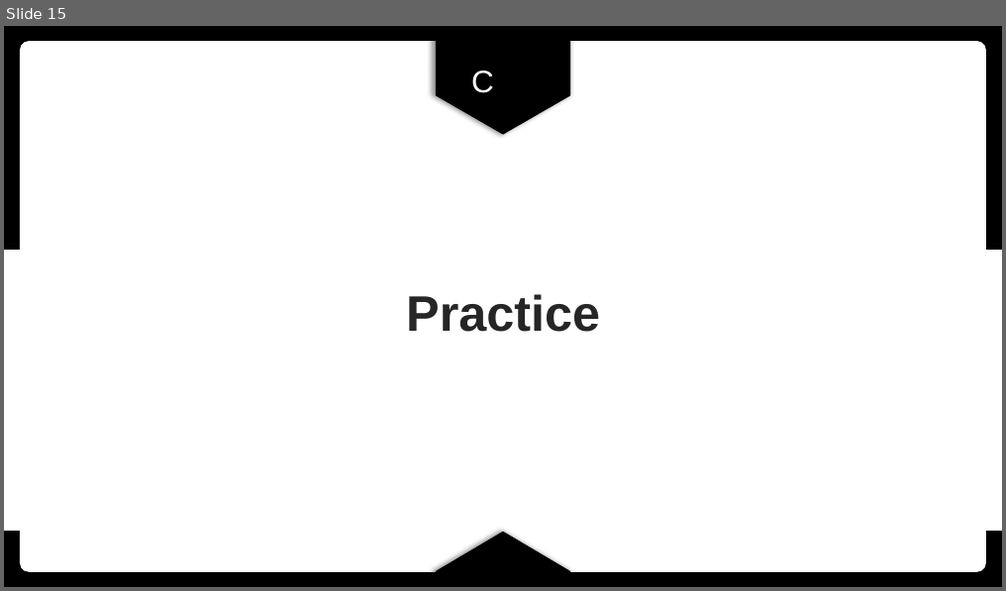
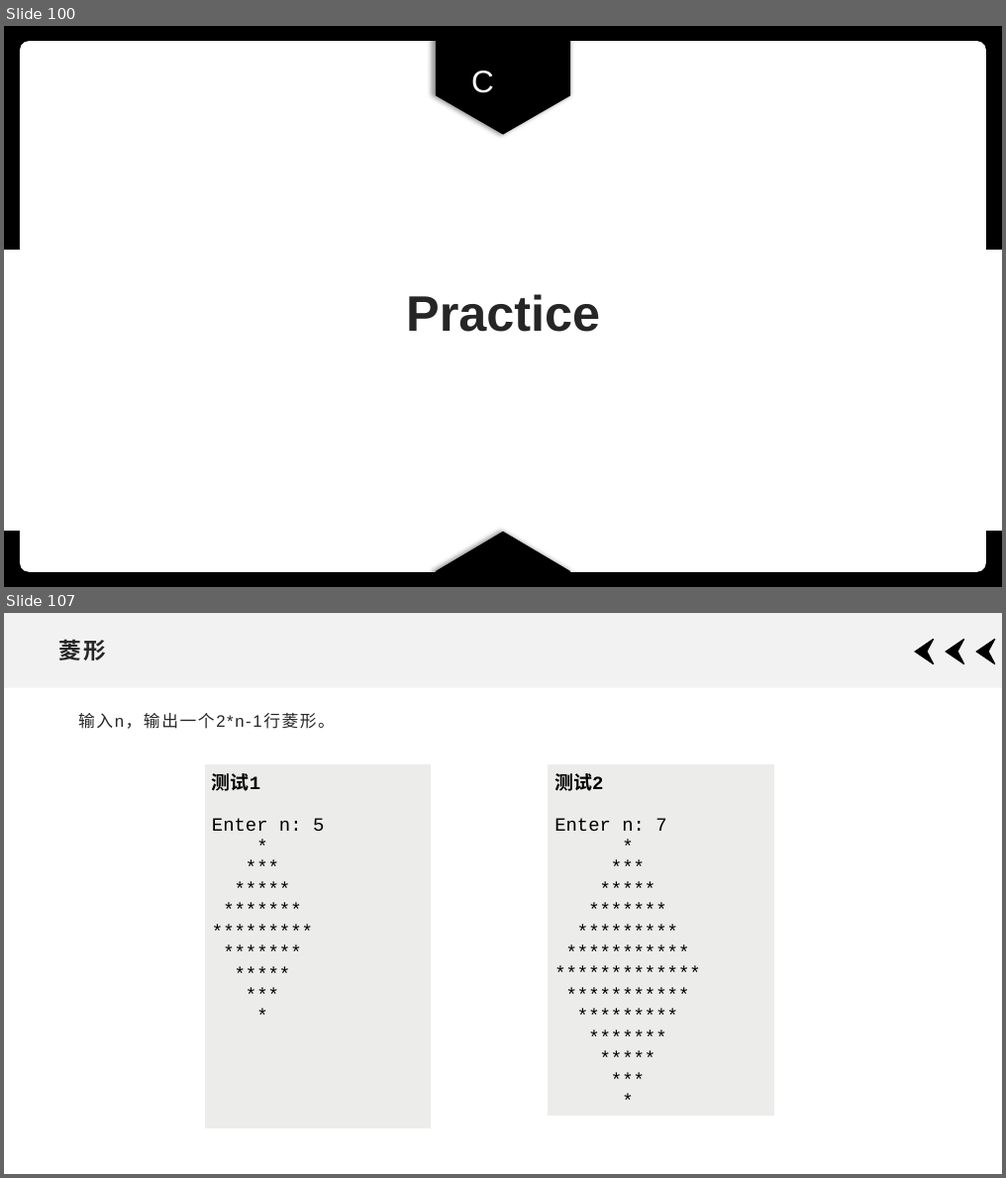
Before and after one commit to xdai02/C, a slide deck: slides/Chapter3.pptx. Shown one above the other, each under a label of ours: slide 15 before the commit, slides 100 and 107 after it; the slides between them are not shown. The pictures are 1006x591 and 1006x1178 pixels, drawn with LibreOffice and Linux fonts; fonts in the diff are those of the drawing. Boxes give left, top, right and bottom in pixels: in the first picture for what was removed or moved away, otherwise in the second. Text is boxed around its words. In the diff, an @@ line names an element or a change of style, - is before the commit and + after.

```diff
--- a/slides/Chapter3.pptx
+++ b/slides/Chapter3.pptx
@@ slide 107 added at [4,613,1002,1174], background #FFFFFF @@
@@ rectangle added at [4,613,1002,688], fill #F2F2F2 @@
@@ title added at [58,639,105,661], 21.6 pt, text #262626, bold @@
+菱形
@@ freeform shape added at [916,639,935,664], fill #000000, outline #000000 1 pt @@
@@ freeform shape added at [946,639,965,664], fill #000000, outline #000000 1 pt @@
@@ freeform shape added at [977,639,996,664], fill #000000, outline #000000 1 pt @@
@@ text added at [78,713,335,729], 16 pt, text #262626 @@
+输入n，输出一个2*n-1行菱形。
@@ table added at [205,764,432,1131], 1 rows, 1 columns @@
+测试1 / Enter n: 5 / * / *** / ***** / ******* / ********* / ******* / ***** / *** / *
@@ table added at [548,764,774,1063], 1 rows, 1 columns @@
+测试2 / Enter n: 7 / * / *** / ***** / ******* / ********* / *********** / ************* / *********** / ********* / ******* / ***** / *** / *
@@ what was slide 15 is now slide 100 @@
```
Also in this commit, not shown: 2 slides changed, 92 other slides added, 2 slides removed, 10 other files.
